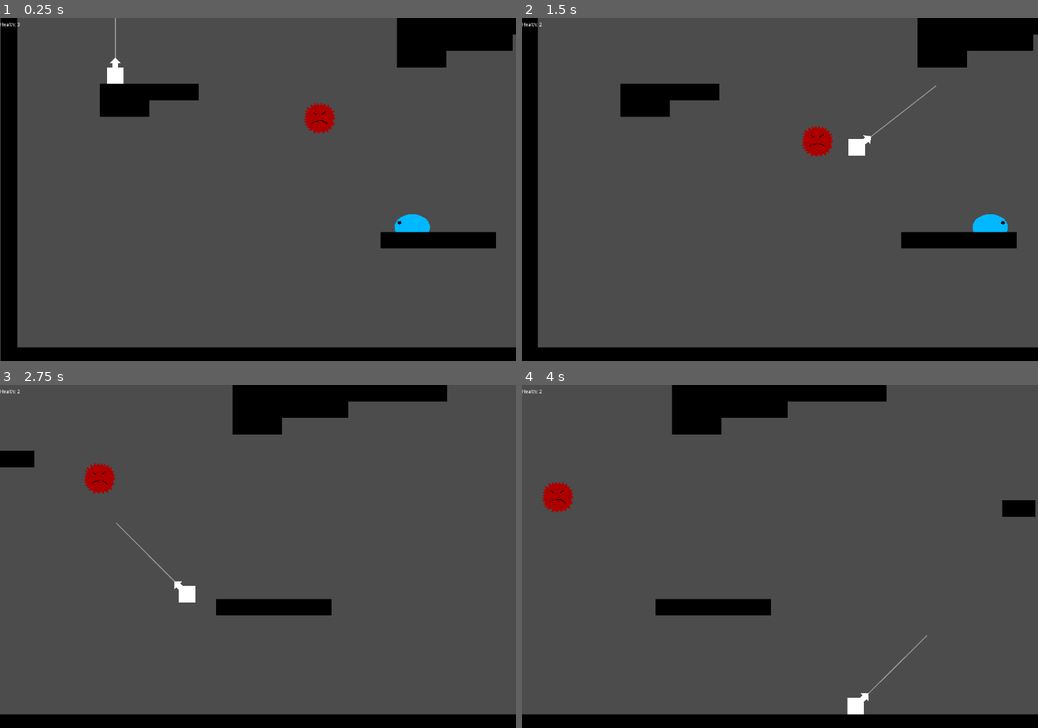
Above: before the commit, frames 1-4 (two rows, left to right).
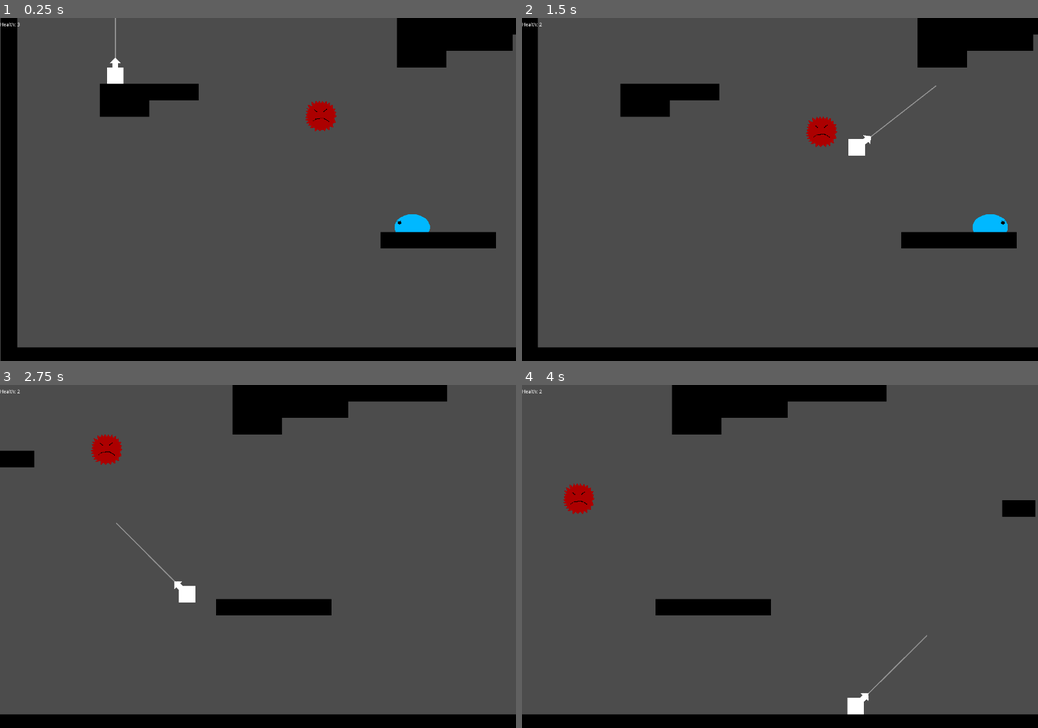
Above: after the commit, the same moments.

Repository: cjsweeten101/dws
Game: Godot game, scene res://Levels/TestingLevel.tscn
Two runs of this game, one before a commit and one after it. Both use one fixed random seed, a clock stepped at 60 frames per second and the inputs below.
Inputs:
- Up to frame 1 (0.25 s): no input
- Up to frame 2 (1.5 s): tap Enter (action) at 0.5, 1.35 s; hold Enter (action) 0.53-1.28 s; hold D (right) from 0.53 s (still down)
- Up to frame 3 (2.75 s): release D (right) at 2.03 s; hold A (left) from 2.03 s (still down); hold Enter (action) from 2.03 s (still down)
- Up to frame 4 (4 s): release A (left) at 2.78 s; release Enter (action) at 2.78 s; hold D (right) from 2.78 s (still down); tap Enter (action) at 2.85 s; hold Enter (action) from 3.53 s (still down)

The runs differ from the first frame. In frame 1, 0.1% of the frame differs, in the area x 58-66%, y 24-34%; in frame 2, 0.4%; in frame 3, 0.8%, in the area x 16-24%, y 14-32%; in frame 4, 0.7%.

Commit message:
spiky stay away from plat, moves too janky though

Diff:
--- a/Enemies/SpikyFloaty.gd
+++ b/Enemies/SpikyFloaty.gd
@@ -3,14 +3,16 @@
 # class member variables go here, for example:
 # var a = 2
 # var b = "textvar"
-var max_speed = 300
+var max_speed = 200
 var current_speed = Vector2(0,0)
 var target = Vector2()
 var last_direction = Vector2(0,0)
-var acceleration = 75
-var proximity_tile_pos
+var acceleration = 10
 var dir
 var grappled = false
+var proximity_point
+onready var rays = [$RayCast2D, $RayCast2D/RayCast2D7, $RayCast2D/RayCast2D6, $RayCast2D/RayCast2D6, $RayCast2D/RayCast2D5, $RayCast2D/RayCast2D5, $RayCast2D/RayCast2D4, $RayCast2D/RayCast2D4, $RayCast2D/RayCast2D3, $RayCast2D/RayCast2D2, $RayCast2D/RayCast2D]
+var proximity_move = false
 
 #Need this boy to roam around randomly.
 #Basic Implemantion with a timer?
@@ -33,32 +35,33 @@
 	if $PauseTimer.is_stopped():
 		if $MoveTimer.is_stopped():
 			dir = new_dir()
-			if dir.x > 0:
-				current_speed.x = min(current_speed.x + acceleration, max_speed)
-			elif dir.x < 0:
-				current_speed.x = max(current_speed.x - acceleration, -max_speed)
-			if dir.y > 0:
-				current_speed.y = min(current_speed.y + acceleration, max_speed)
-			elif dir.y < 0:
-				current_speed.y = max(current_speed.y - acceleration, -max_speed)
 			if $MoveTimer.is_stopped():
 				$MoveTimer.start()
+		else:
+			var max_x = dir.x*max_speed
+			var max_y = dir.y*max_speed
+			current_speed.x = min(current_speed.x + acceleration, max_x)
+			current_speed.y = max(current_speed.y + acceleration, max_y)
+			current_speed = dir*max_speed
 	else:
 		current_speed.x = lerp(current_speed.x, 0, .1)
 		current_speed.y = lerp(current_speed.y, 0, .1)
 
-	proximity_check(delta)
+	proximity_check()
 	move_and_slide(current_speed)
 
-func proximity_check(delta):
-	#TODO Fix this shit obvi
-	if proximity_tile_pos != null:
-		var tile_direction = (proximity_tile_pos - global_position).normalized()
-		dir.x = rand_range(-tile_direction.x, -tile_direction.x + 1)
-		dir.y = rand_range(-tile_direction.x, -tile_direction.x + 1)
-
-	if (global_position.y + current_speed.y*delta) < 0:
-		pass
+func proximity_check():
+	if !proximity_move:
+		for ray in rays:
+			if ray.is_colliding():
+				if ray.get_collider().is_in_group("tiles"):
+					proximity_point = ray.get_collision_point()
+					var opposite_direction = -(proximity_point - global_position).normalized()
+					dir.x = rand_range(opposite_direction.x - .75, opposite_direction.x + .75)
+					dir.y = rand_range(opposite_direction.y - .75, opposite_direction.y + .75)
+					dir = dir.normalized()
+					proximity_move = true
+					return
 
 func new_dir():
 	var rand_dir = Vector2()
@@ -82,18 +85,10 @@
 
 
 func _on_PauseTimer_timeout():
+	proximity_move = false
 	$PauseTimer.stop()
 	$PauseTimer.wait_time = rand_range(.5,1)
 
-
-func _on_Area2D_body_entered(body):
-	if body.is_in_group("tiles"):
-		proximity_tile_pos = body.global_position
-
-
-func _on_Area2D_body_exited(body):
-	if body.is_in_group("tiles"):
-		proximity_tile_pos = null
 
 #Idea, pause when grappled.  Then shake a bit (anim), then explode (anim)
 func grapple_hit():
--- a/Enemies/SpikyFloaty.tscn
+++ b/Enemies/SpikyFloaty.tscn
@@ -11,17 +11,12 @@
 custom_solver_bias = 0.0
 radius = 44.0454
 
-[sub_resource type="CircleShape2D" id=2]
-
-custom_solver_bias = 0.0
-radius = 93.6483
-
 [sub_resource type="CircleShape2D" id=3]
 
 custom_solver_bias = 0.0
 radius = 44.0
 
-[node name="SpikyFloaty" type="KinematicBody2D" groups=[
+[node name="SpikyFloaty" type="KinematicBody2D" index="0" groups=[
 "enemies",
 ]]
 
@@ -56,29 +51,14 @@
 one_shot = false
 autostart = false
 
-[node name="Area2D" type="Area2D" parent="." index="4"]
-
-input_pickable = true
-gravity_vec = Vector2( 0, 1 )
-gravity = 98.0
-linear_damp = 0.1
-angular_damp = 1.0
-audio_bus_override = false
-audio_bus_name = "Master"
-_sections_unfolded = [ "Collision" ]
-
-[node name="CollisionShape2D" type="CollisionShape2D" parent="Area2D" index="0"]
-
-shape = SubResource( 2 )
-
-[node name="ExplosionSprite" type="Sprite" parent="." index="5"]
+[node name="ExplosionSprite" type="Sprite" parent="." index="4"]
 
 visible = false
 scale = Vector2( 1.5, 1.5 )
 texture = ExtResource( 3 )
 _sections_unfolded = [ "Transform", "Visibility" ]
 
-[node name="AnimationPlayer" type="AnimationPlayer" parent="." index="6"]
+[node name="AnimationPlayer" type="AnimationPlayer" parent="." index="5"]
 
 root_node = NodePath("..")
 autoplay = ""
@@ -89,7 +69,7 @@
 anims/shake_anim = ExtResource( 5 )
 blend_times = [  ]
 
-[node name="HurtBox" type="Area2D" parent="." index="7"]
+[node name="HurtBox" type="Area2D" parent="." index="6"]
 
 input_pickable = true
 gravity_vec = Vector2( 0, 1 )
@@ -103,12 +83,79 @@
 
 shape = SubResource( 3 )
 
+[node name="RayCast2D" type="RayCast2D" parent="." index="7"]
+
+editor/display_folded = true
+enabled = true
+exclude_parent = true
+cast_to = Vector2( 0, 200 )
+collision_mask = 1
+
+[node name="RayCast2D" type="RayCast2D" parent="RayCast2D" index="0"]
+
+rotation = 0.785398
+enabled = true
+exclude_parent = true
+cast_to = Vector2( 0, 150 )
+collision_mask = 1
+_sections_unfolded = [ "Transform" ]
+
+[node name="RayCast2D2" type="RayCast2D" parent="RayCast2D" index="1"]
+
+rotation = 1.5708
+enabled = true
+exclude_parent = false
+cast_to = Vector2( 0, 150 )
+collision_mask = 1
+_sections_unfolded = [ "Transform" ]
+
+[node name="RayCast2D3" type="RayCast2D" parent="RayCast2D" index="2"]
+
+rotation = 2.35619
+enabled = true
+exclude_parent = true
+cast_to = Vector2( 0, 125 )
+collision_mask = 1
+_sections_unfolded = [ "Transform" ]
+
+[node name="RayCast2D4" type="RayCast2D" parent="RayCast2D" index="3"]
+
+rotation = 3.14159
+enabled = true
+exclude_parent = true
+cast_to = Vector2( 0, 125 )
+collision_mask = 1
+_sections_unfolded = [ "Transform" ]
+
+[node name="RayCast2D5" type="RayCast2D" parent="RayCast2D" index="4"]
+
+rotation = 3.92699
+enabled = true
+exclude_parent = true
+cast_to = Vector2( 0, 125 )
+collision_mask = 1
+_sections_unfolded = [ "Transform" ]
+
+[node name="RayCast2D6" type="RayCast2D" parent="RayCast2D" index="5"]
+
+rotation = 4.71239
+enabled = true
+exclude_parent = true
+cast_to = Vector2( 0, 150 )
+collision_mask = 1
+_sections_unfolded = [ "Transform" ]
+
+[node name="RayCast2D7" type="RayCast2D" parent="RayCast2D" index="6"]
+
+rotation = 5.49779
+enabled = false
+exclude_parent = true
+cast_to = Vector2( 0, 150 )
+collision_mask = 1
+_sections_unfolded = [ "Transform" ]
+
 [connection signal="timeout" from="MoveTimer" to="." method="_on_MoveTimer_timeout"]
 
 [connection signal="timeout" from="PauseTimer" to="." method="_on_PauseTimer_timeout"]
 
-[connection signal="body_entered" from="Area2D" to="." method="_on_Area2D_body_entered"]
-
-[connection signal="body_exited" from="Area2D" to="." method="_on_Area2D_body_exited"]
-
 [connection signal="body_entered" from="HurtBox" to="." method="_on_HurtBox_body_entered"]
--- a/Levels/TestingLevel.tscn
+++ b/Levels/TestingLevel.tscn
@@ -7,7 +7,7 @@
 [ext_resource path="res://Enemies/SoftWalky.tscn" type="PackedScene" id=5]
 [ext_resource path="res://UI/RootUI.tscn" type="PackedScene" id=6]
 
-[node name="TestingLevel" type="Node2D" index="0"]
+[node name="TestingLevel" type="Node2D"]
 
 script = ExtResource( 1 )
 _sections_unfolded = [ "Transform" ]
@@ -34,7 +34,7 @@
 occluder_light_mask = 1
 format = 1
 tile_data = PoolIntArray( 65535, 0, 0, 23, 0, 0, 24, 0, 0, 25, 0, 0, 26, 0, 0, 27, 0, 0, 28, 0, 0, 29, 0, 0, 30, 0, 0,  …(3049 unchanged characters)…
-_sections_unfolded = [ "Collision", "Transform" ]
+_sections_unfolded = [ "Cell", "Collision" ]
 __meta__ = {
 "_edit_lock_": true
 }
--- a/Player/Player.gd
+++ b/Player/Player.gd
@@ -61,7 +61,6 @@
 
 	if Input.is_action_just_pressed("action") and !grappled and grapple_cooled_down:
 		#If grapple collides with _anything_ grapple that shit
-
 		if rays_colliding():
 		#if $GrappleCast.is_colliding():
 		#	if $GrappleCast.get_collider().is_in_group("enemies"):
Not shown: 1 places in Enemies/SpikyFloaty.tscn that only renumber resources
